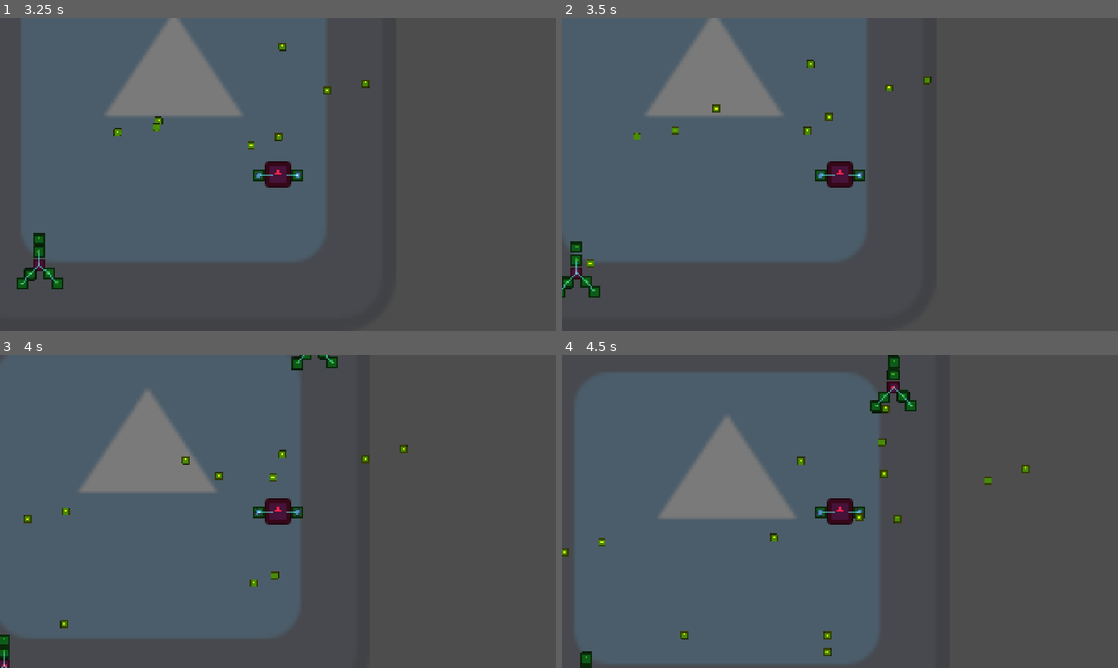
Above: before the commit, frames 1-4 (two rows, left to right).
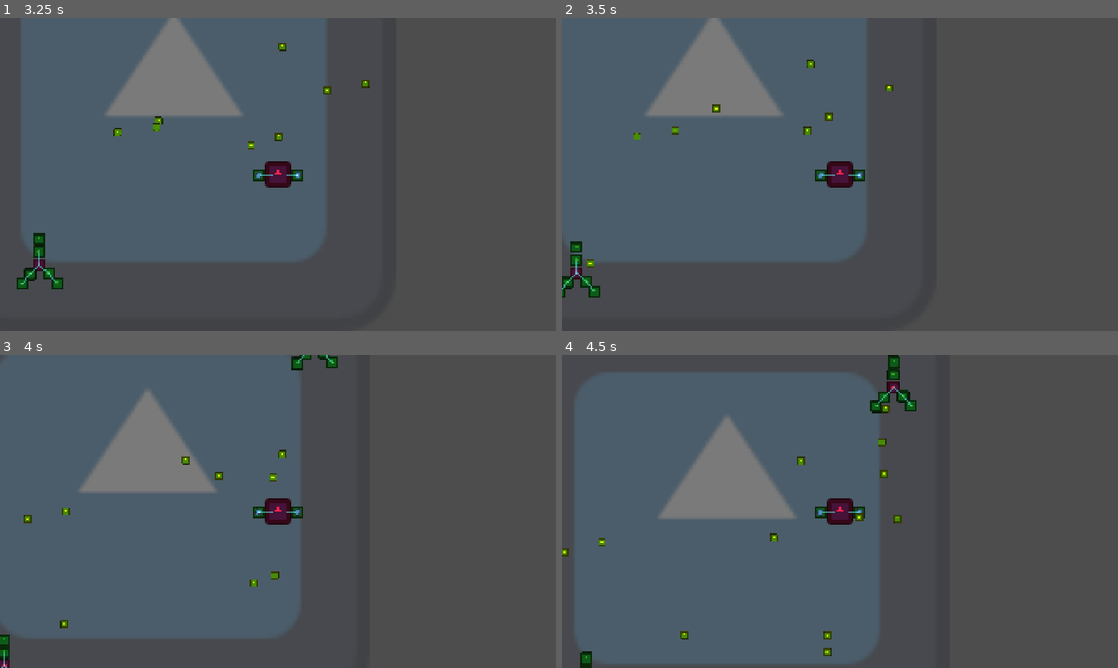
Above: after the commit, the same moments.

Repository: gerep/godot-wild-jam
Game: Godot game, scene res://game/game.tscn
Two runs of this game, one before a commit and one after it. Both use one fixed random seed, a clock stepped at 60 frames per second and the inputs below. The engine's default icon, where the game draws it, is replaced by a stand-in: a white triangle on a blue panel in a dark square.
Inputs (mouse positions are in pixels of both pictures, inside the frame that each line leads up to):
- Up to frame 1 (3.25 s): click "Play" at 0.5 s; move the mouse to (400, 158) at 1.27 s; press the mouse at (400, 158) at 1.28 s; hold D (move_right) 1.28-2.03 s; move the mouse to (166, 190) at 2.02 s; release the mouse at (166, 190) at 2.03 s; hold S (move_down) 2.03-2.78 s; click (166, 190) at 2.1 s; move the mouse to (333, 105) at 2.77 s; press the mouse at (333, 105) at 2.78 s; hold D (move_right) from 2.78 s (still down)
- Up to frame 2 (3.5 s): keep holding D (move_right)
- Up to frame 3 (4 s): move the mouse to (250, 574) at 3.52 s; release D (move_right) at 3.53 s; release the mouse at (250, 574) at 3.53 s; hold W (move_up) from 3.53 s (still down); click (250, 574) at 3.6 s
- Up to frame 4 (4.5 s): move the mouse to (1006, 558) at 4.27 s; release W (move_up) at 4.28 s; press the mouse at (1006, 558) at 4.28 s; hold A (move_left) from 4.28 s (still down)

Frame 1 is identical in both runs. In frame 2, less than 0.1% of the frame differs, in the area x 65-67%, y 18-22%; in frame 3, less than 0.1%, in the area x 65-74%, y 28-35%; in frame 4, less than 0.1%.

Commit message:
bullet collides with the walls

Diff:
--- a/components/hitbox/component_hitbox_2d.gd
+++ b/components/hitbox/component_hitbox_2d.gd
@@ -2,12 +2,14 @@
 extends Area2D
 
 signal hit(hurtbox: ComponentHurtbox2D)
+signal hit_body(body: Node2D)
 
 @export var damage := 5.0
 
 
 func _ready() -> void:
 	area_entered.connect(_on_area_entered)
+	body_entered.connect(_on_body_entered)
 
 
 func _notify_about_collision(hurtbox: ComponentHurtbox2D) -> void:
@@ -21,3 +23,7 @@
 		return
 
 	_notify_about_collision.call_deferred(hurtbox)
+
+
+func _on_body_entered(body: Node2D) -> void:
+	hit_body.emit(body)
--- a/game/projectile/projectile.gd
+++ b/game/projectile/projectile.gd
@@ -13,6 +13,7 @@
 	projectile.setup(projectile_data, direction)
 	projectile.global_position = pos
 	shooter.get_tree().root.add_child(projectile)
+	projectile.hitbox_2d.set_collision_mask_value(CollisionLayers.WORLD, true)
 
 	if shooter is Player:
 		projectile.hitbox_2d.set_collision_mask_value(CollisionLayers.ENEMY_HURTBOX, true)
--- a/game/projectile/projectile_data/projectiles/simple_bullet/simple_bullet.gd
+++ b/game/projectile/projectile_data/projectiles/simple_bullet/simple_bullet.gd
@@ -6,7 +6,9 @@
 
 func _ready() -> void:
 	_hitbox_2d.hit.connect(_on_hit)
+	_hitbox_2d.hit_body.connect(_on_hit_body)
 	_hitbox_2d.damage = _damage
+
 
 func _physics_process(delta: float) -> void:
 	global_position += _direction * _speed * delta
@@ -14,3 +16,7 @@
 
 func _on_hit(hurtbox: ComponentHurtbox2D) -> void:
 	queue_free()
+
+
+func _on_hit_body(body: Node2D) -> void:
+	queue_free()
